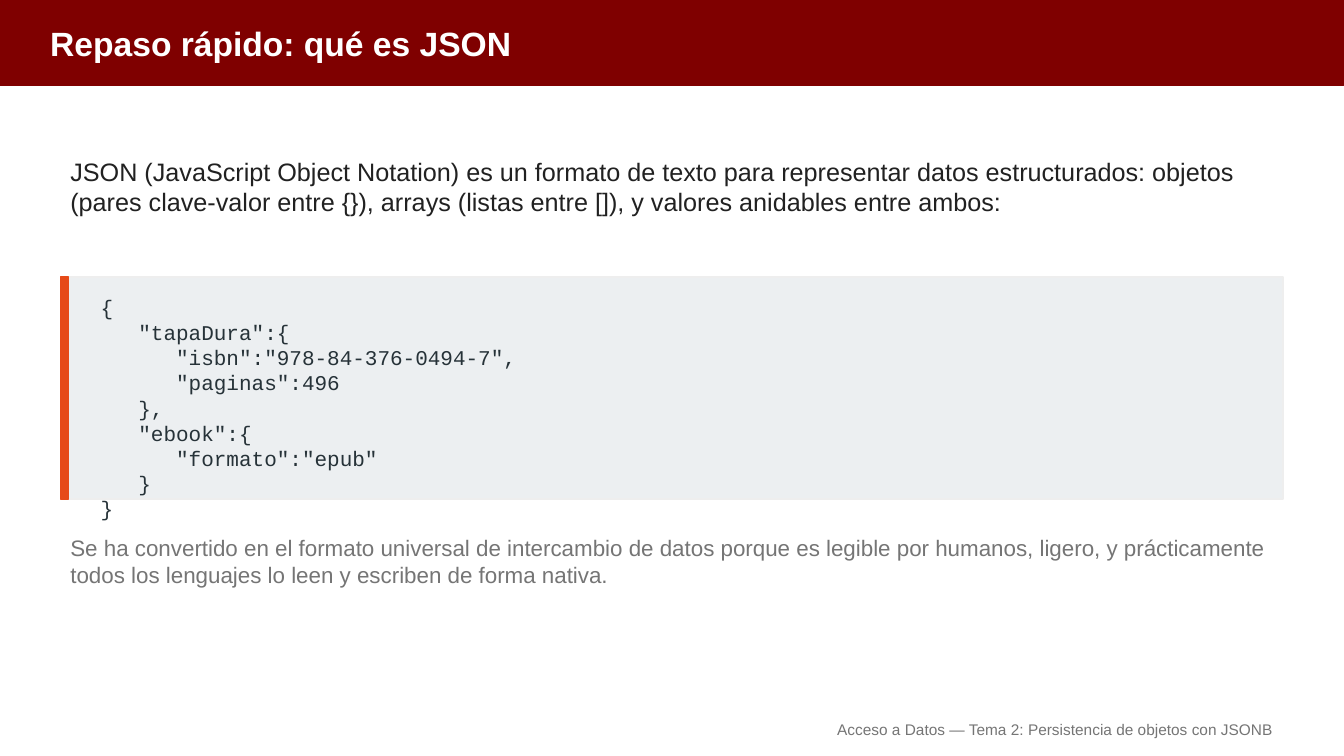
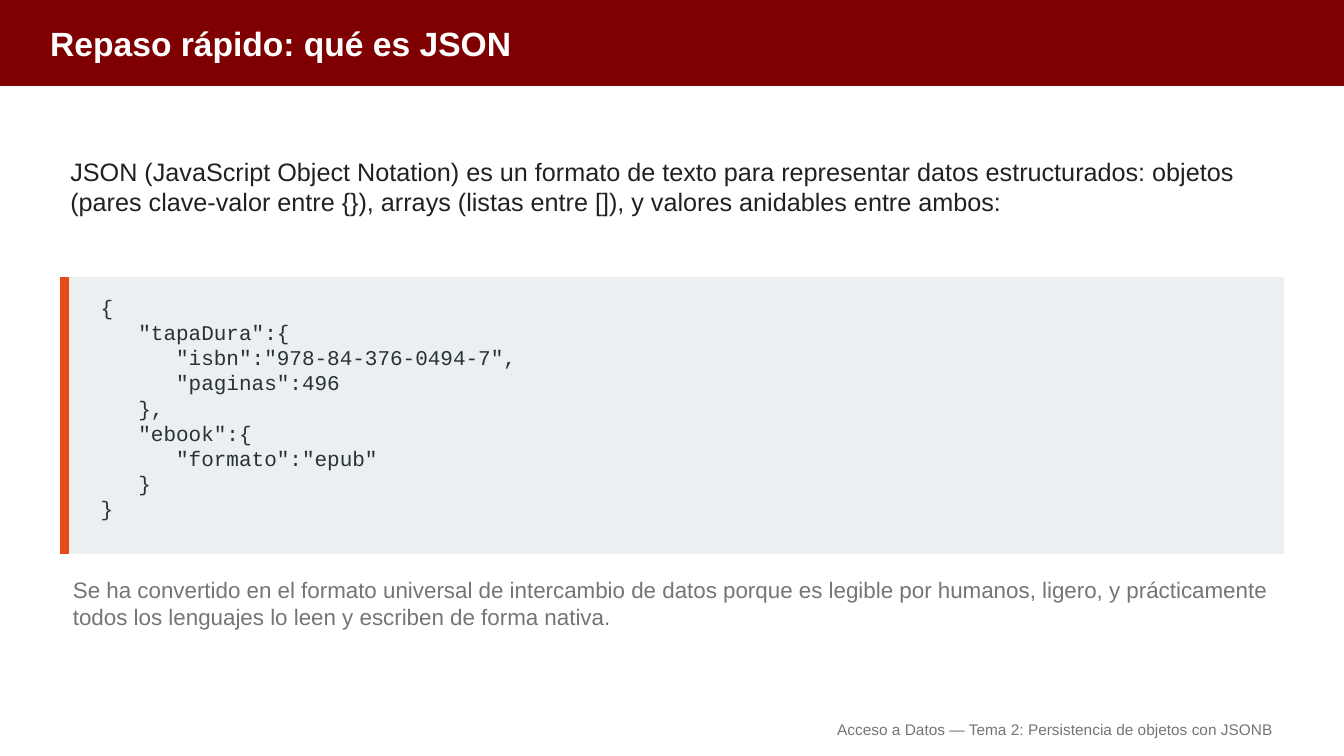
Before and after one commit to aitorventura/acceso-a-datos, a slide deck: slide 3 of tema2/diapositivas/persistencia-objetos-jsonb.pptx. Drawn at 1344x756 pixels with LibreOffice and Linux fonts; fonts in the diff are those of the drawing. Boxes give left, top, right and bottom in pixels: in the first picture for what was removed or moved away, otherwise in the second. Text is boxed around its words. In the diff, an @@ line names an element or a change of style, - is before the commit and + after.

```diff
--- a/tema2/diapositivas/persistencia-objetos-jsonb.pptx
+++ b/tema2/diapositivas/persistencia-objetos-jsonb.pptx
@@ rectangle: place and size @@
-rectangle at (60, 277, 1284, 499)
+rectangle at (60, 277, 1284, 554)
@@ rectangle: place and size @@
-rectangle at (60, 277, 69, 499)
+rectangle at (60, 277, 69, 554)
@@ text "Se ha convertido en el ...": place and size @@
-text "Se ha convertido en el ..." at (70, 539, 1264, 588)
+text "Se ha convertido en el ..." at (73, 581, 1266, 630)
```
Also in this commit, not shown: 2 other slides changed, 28 other files.
